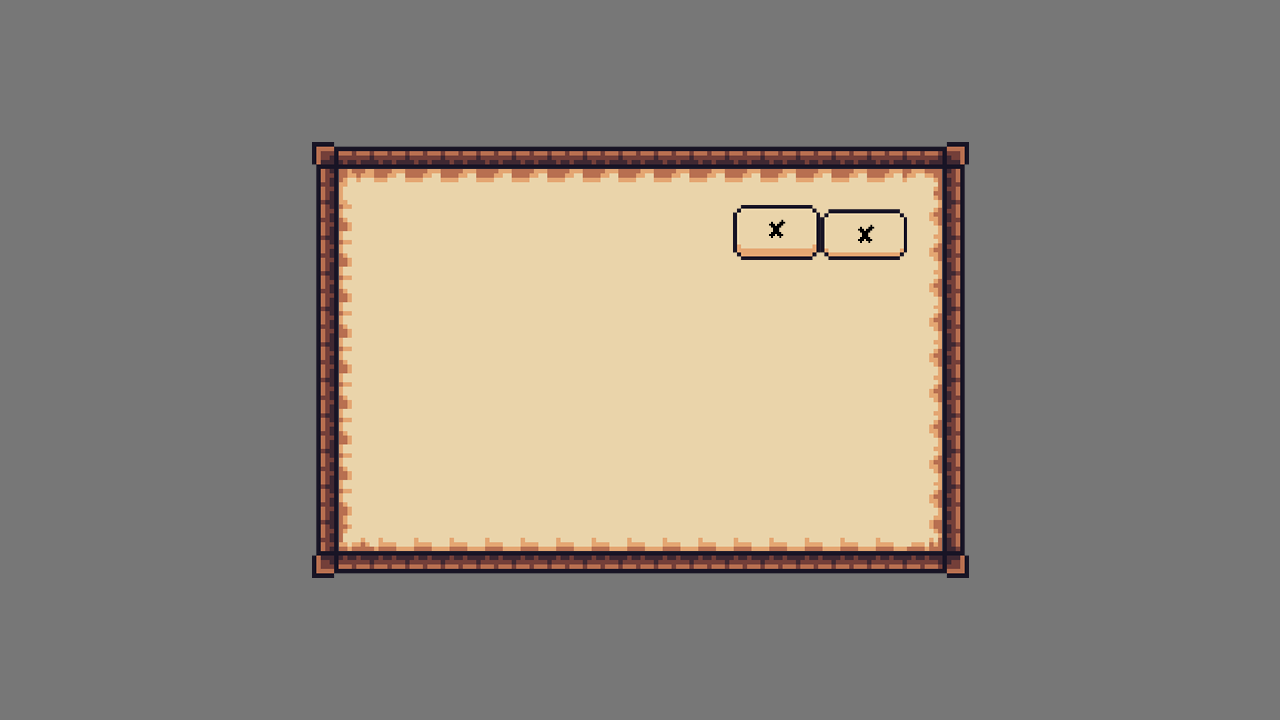
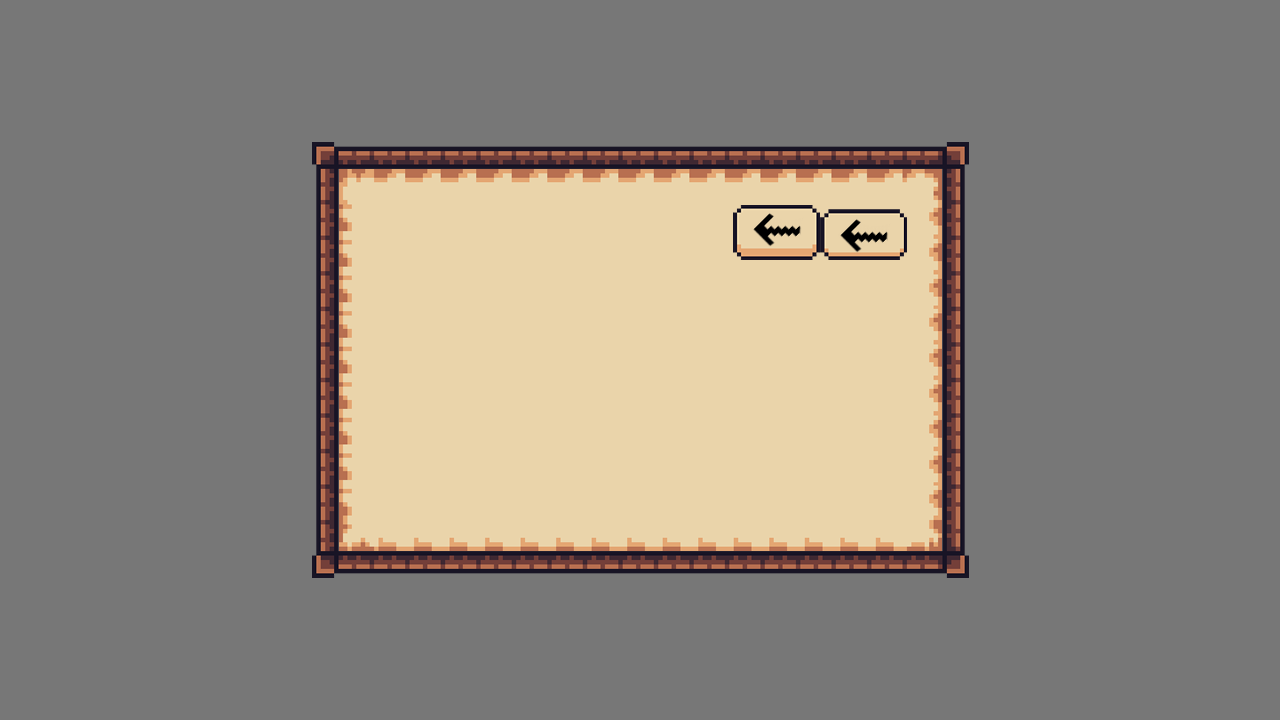
The second 1280 × 720 image is a revision of the first. Changes to its layers:
added layer "flecha" (1st of 2, in "cerrar") in group "cerrar" over [840, 219, 889, 253]
hid "x pulsado" over [858, 224, 875, 243]
added layer "flecha" (2nd of 2, in "cerrar") in group "cerrar" over [753, 213, 802, 247]
hid "X" over [769, 219, 786, 238]
